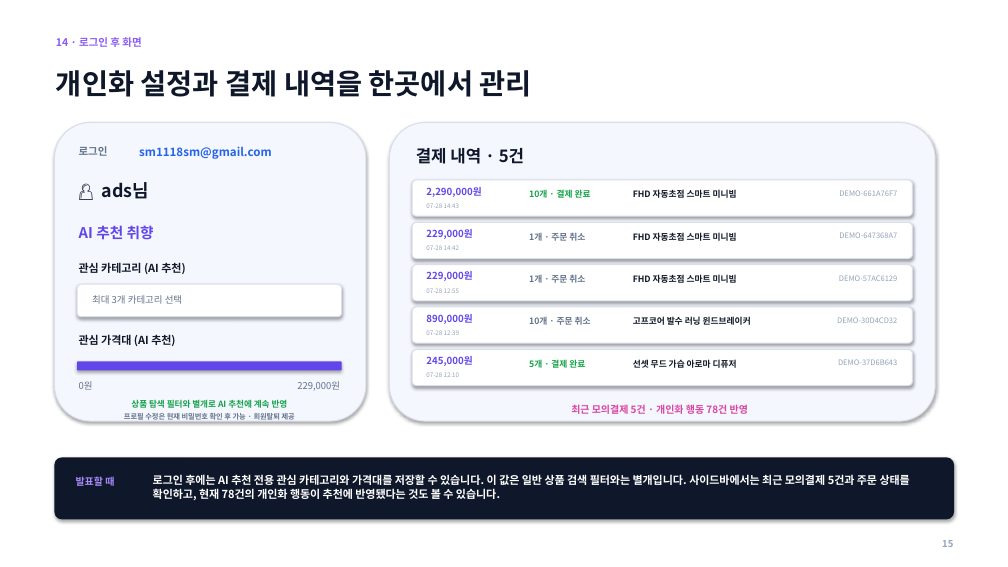
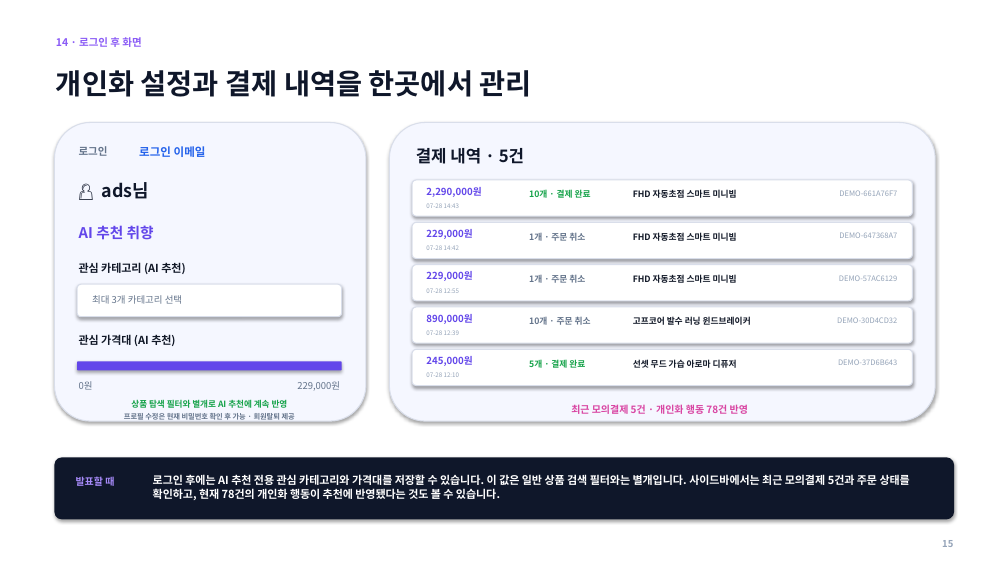
Before and after one commit to sm1118sm/ai-commerce-platform, a slide deck: slide 15 of 발표자료.pptx. Drawn at 1008x567 pixels with LibreOffice and Linux fonts; fonts in the diff are those of the drawing. Boxes give left, top, right and bottom in pixels: in the first picture for what was removed or moved away, otherwise in the second. Text is boxed around its words. In the diff, an @@ line names an element or a change of style, - is before the commit and + after.

Commit message:
fix: 이메일 주소를 공개 파일에서 제거 (#62)
* fix: keep report email addresses private

* docs: add daily report automation to presentation

---------

```diff
--- a/발표자료.pptx
+++ b/발표자료.pptx
@@ text at (139, 146, 206, 157): text changed @@
-sm1118sm@gmail.com
+로그인 이메일
```
Also in this commit, not shown: 2 other slides changed, 1 slide added, 10 other files.
